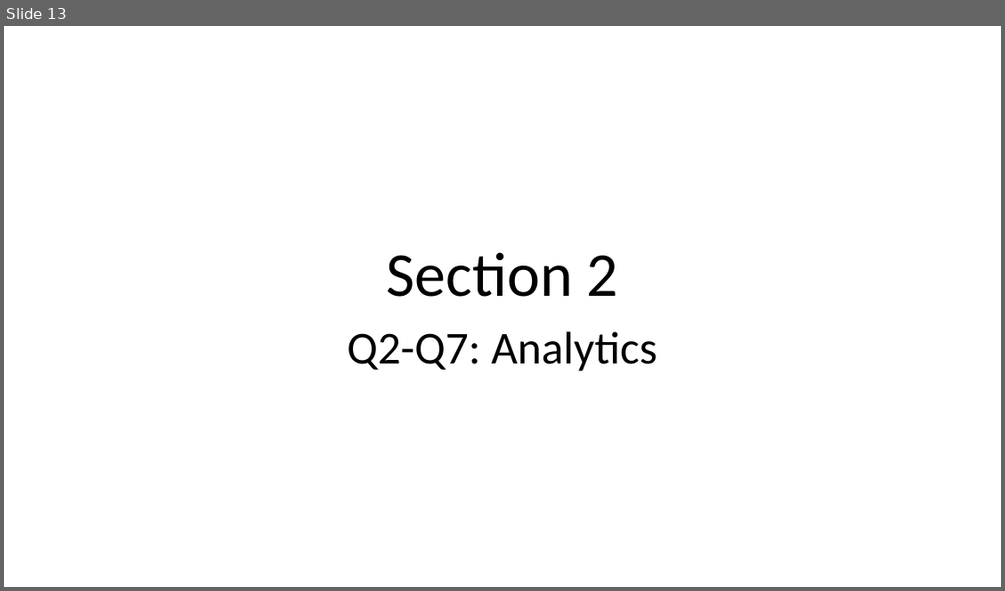
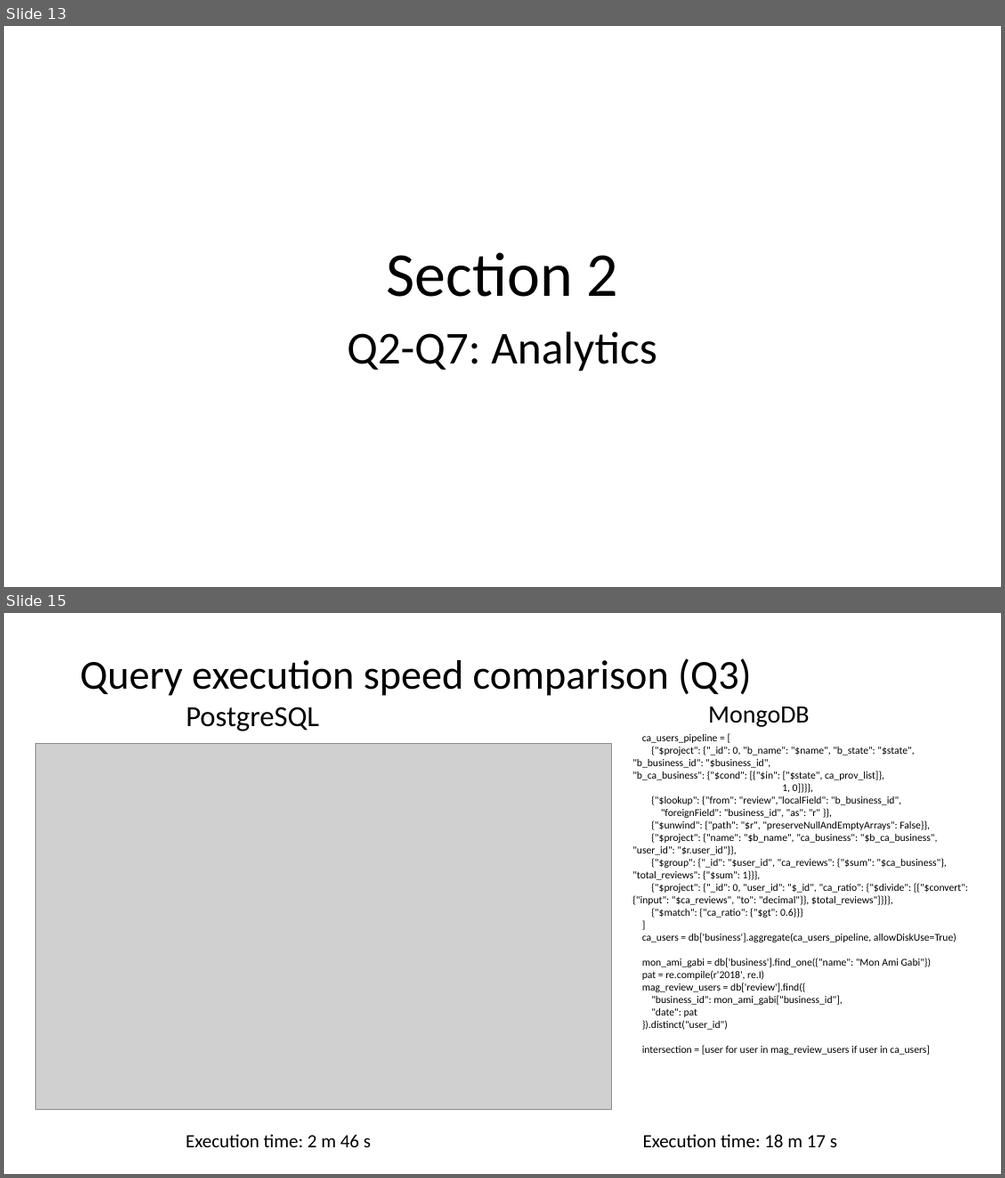
Before and after one commit to stepan-o/lift, a slide deck: presentations/Yelp_dataset_results.pptx. Shown one above the other, each under a label of ours: slide 13 before the commit, slides 13 and 15 after it; the slides between them are not shown. The pictures are 1005x591 and 1005x1178 pixels, drawn with LibreOffice and Linux fonts; fonts in the diff are those of the drawing; grey boxes stand for pictures. Boxes give left, top, right and bottom in pixels: in the first picture for what was removed or moved away, otherwise in the second. Text is boxed around its words. In the diff, an @@ line names an element or a change of style, - is before the commit and + after.

Commit message:
final presentation

```diff
--- a/presentations/Yelp_dataset_results.pptx
+++ b/presentations/Yelp_dataset_results.pptx
@@ slide 15 added at [4,613,1001,1174], background #FFFFFF @@
@@ title added at [80,658,751,696], 39.6 pt, text #000000 @@
+Query execution speed comparison (Q3)
@@ text added at [186,706,319,731], 28 pt, text #000000 @@
+PostgreSQL
@@ text added at [708,706,809,727], 24 pt, text #000000 @@
+  MongoDB
@@ picture added at [36,744,611,1110] @@
@@ text added at [632,734,968,1054], 10 pt, text #000000 @@
+ca_users_pipeline = [
+{"$project": {"_id": 0, "b_name": "$name", "b_state": "$state", "b_business_id": "$business_id",
+"b_ca_business": {"$cond": [{"$in": ["$state", ca_prov_list]},
+1, 0]}}},
+{"$lookup": {"from": "review","localField": "b_business_id",
+"foreignField": "business_id", "as": "r" }},
+{"$unwind": {"path": "$r", "preserveNullAndEmptyArrays": False}},
+{"$project": {"name": "$b_name", "ca_business": "$b_ca_business", "user_id": "$r.user_id"}},
+{"$group": {"_id": "$user_id", "ca_reviews": {"$sum": "$ca_business"}, "total_reviews": {"$sum": 1}}},
+{"$project": {"_id": 0, "user_id": "$_id", "ca_ratio": {"$divide": [{"$convert": {"input": "$ca_reviews", "to": "decimal"}}, $total_reviews"]}}},
+{"$match": {"ca_ratio": {"$gt": 0.6}}}
+]
+ca_users = db['business'].aggregate(ca_users_pipeline, allowDiskUse=True)
+mon_ami_gabi = db['business'].find_one({"name": "Mon Ami Gabi"})
+pat = re.compile(r'2018', re.I)
+mag_review_users = db['review'].find({
+"business_id": mon_ami_gabi["business_id"],
+"date": pat
+}).distinct("user_id")
+intersection = [user for user in mag_review_users if user in ca_users]
@@ text added at [186,1134,371,1147], 18 pt, text #000000 @@
+Execution time: 2 m 46 s
@@ text added at [643,1134,837,1147], 18 pt, text #000000 @@
+Execution time: 18 m 17 s
```
Also in this commit, not shown: 1 slide changed, 13 other slides added, 1 slide removed.
